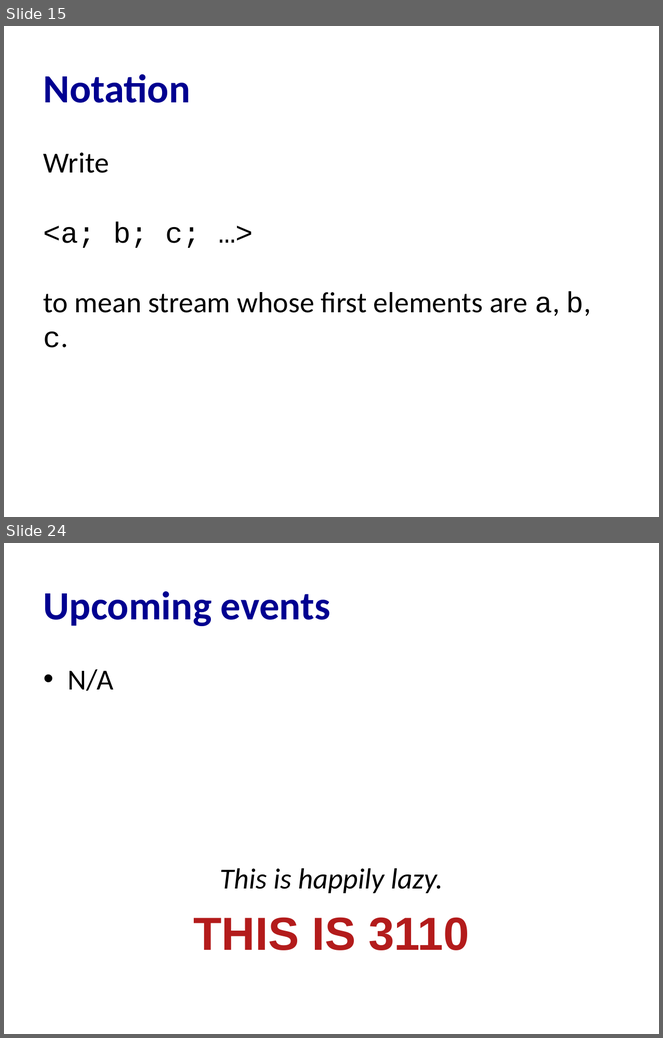
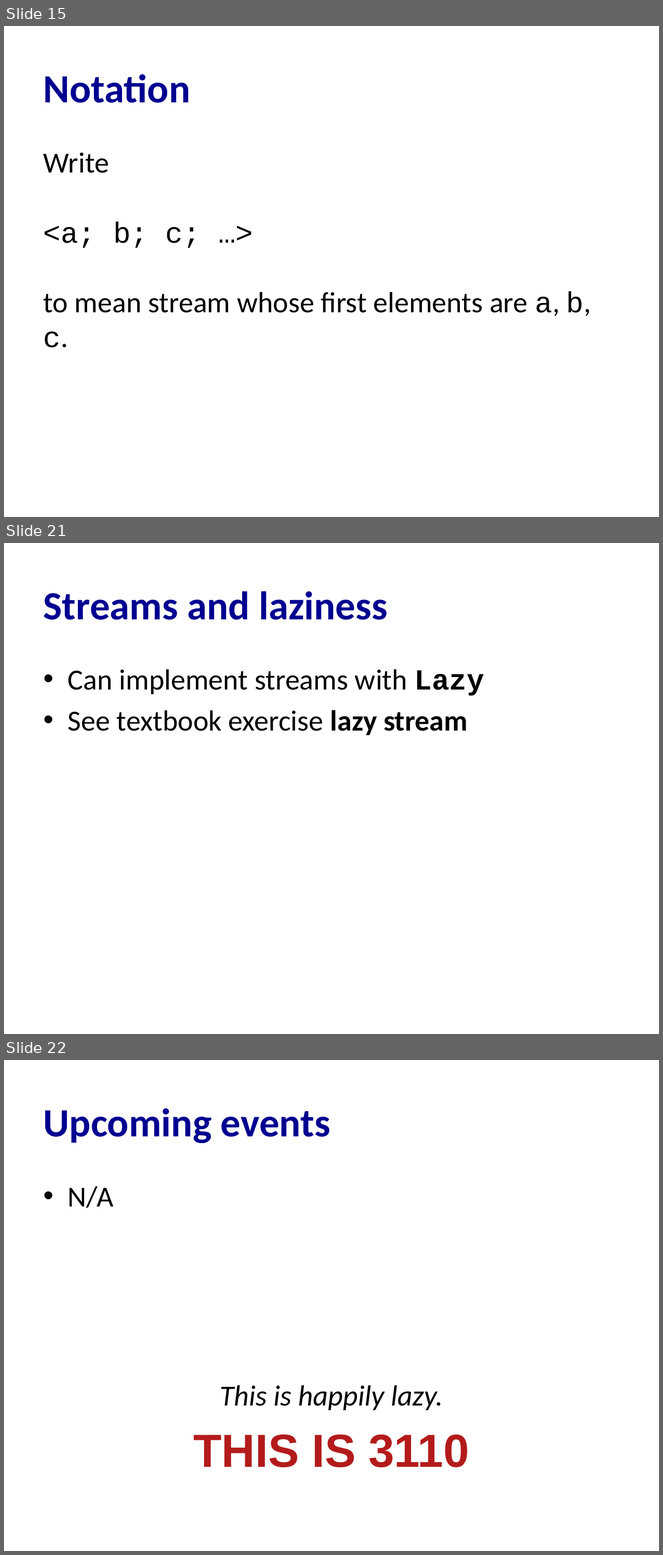
Before and after one commit to cs3110/materials-2019fa, a slide deck: 24-streams/lec.pptx. Shown one above the other, each under a label of ours: slides 15 and 24 before the commit, slides 15, 21 and 22 after it; the slides between them are not shown. The pictures are 663x1038 and 663x1555 pixels, drawn with LibreOffice and Linux fonts; fonts in the diff are those of the drawing. Boxes give left, top, right and bottom in pixels: in the first picture for what was removed or moved away, otherwise in the second. Text is boxed around its words. In the diff, an @@ line names an element or a change of style, - is before the commit and + after.

Commit message:
Update materials to focus more on laziness

```diff
--- a/24-streams/lec.pptx
+++ b/24-streams/lec.pptx
@@ slide 21 added at bbox=[4, 543, 659, 1034], background #FFFFFF @@
@@ title added at bbox=[44, 591, 388, 620], 44 pt, text #000090, bold @@
+Streams and laziness
@@ text added at bbox=[68, 669, 484, 735], 32 pt, text #000000 @@
+• Can implement streams with Lazy
+• See textbook exercise lazy stream
@@ what was slide 24 is now slide 22 @@
```
Also in this commit, not shown: 4 slides changed, 4 other slides added, 7 slides removed, 2 other files.
